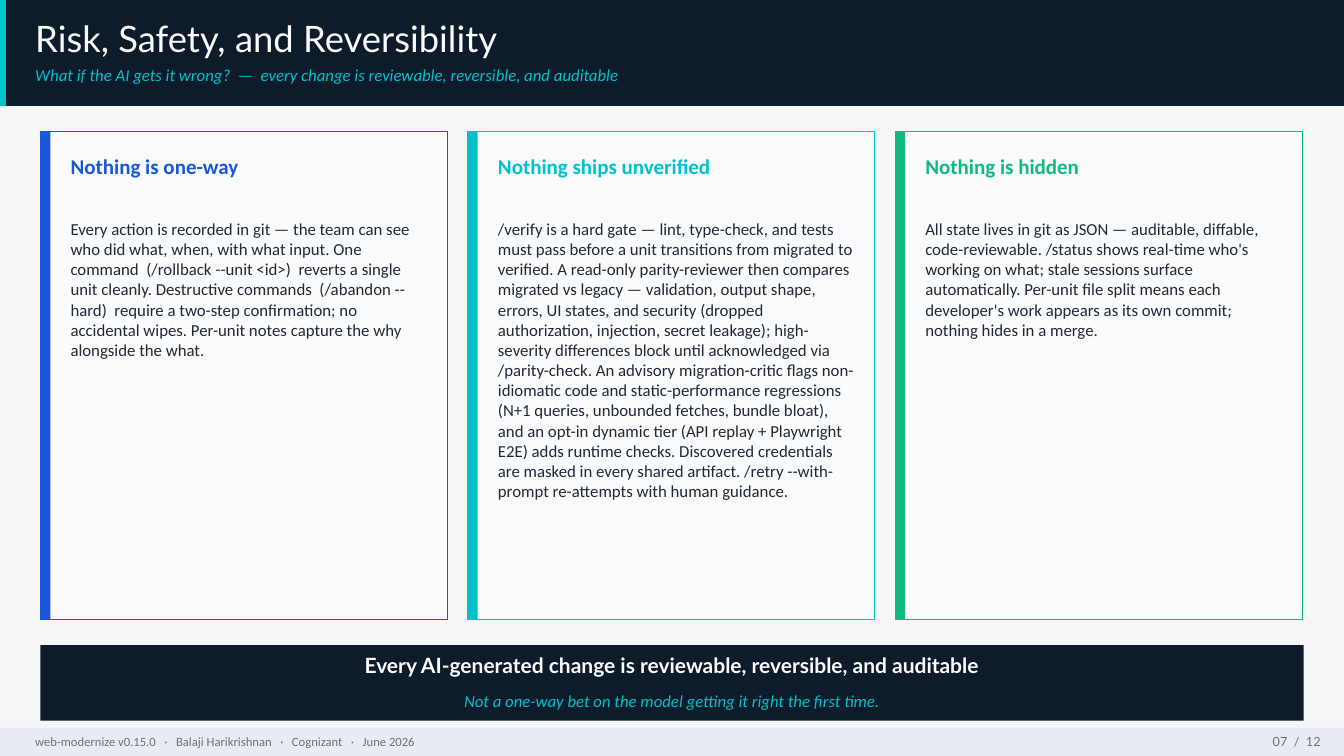
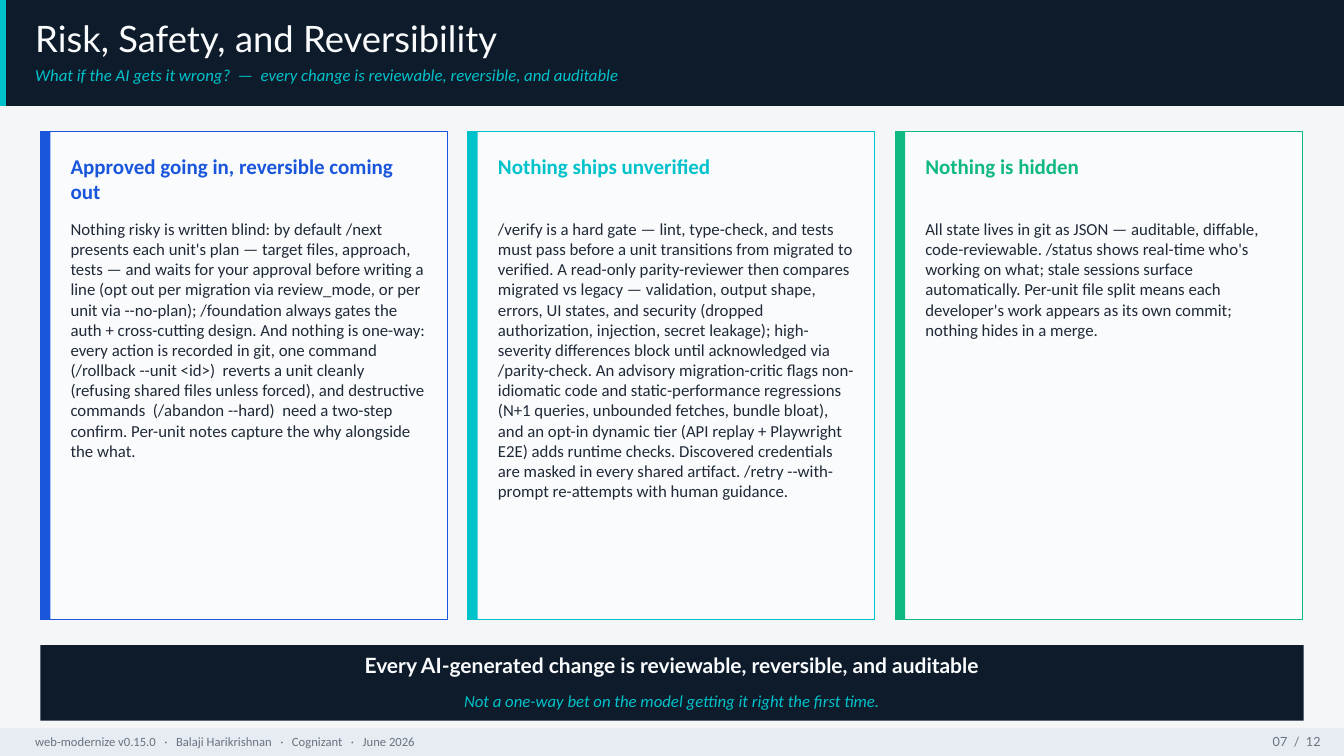
Before and after one commit to balaji-hari/web-mordernize, a slide deck: slide 7 of docs/decks/web-modernize-presentation.pptx. Drawn at 1344x756 pixels with LibreOffice and Linux fonts; fonts in the diff are those of the drawing. Boxes give left, top, right and bottom in pixels: in the first picture for what was removed or moved away, otherwise in the second. Text is boxed around its words. In the diff, an @@ line names an element or a change of style, - is before the commit and + after.

```diff
--- a/docs/decks/web-modernize-presentation.pptx
+++ b/docs/decks/web-modernize-presentation.pptx
@@ text at (71, 159, 392, 199): text changed @@
-Nothing is one-way
+Approved going in, reversible coming out
@@ text at (71, 223, 425, 457): text changed @@
-Every action is recorded in git — the team can see who did what, when, with what input. One command (/rollback --unit <id>) reverts a single unit cleanly. Destructive commands (/abandon --hard) require a two-step confirmation; no accidental wipes. Per-unit notes capture the why alongside the what.
+Nothing risky is written blind: by default /next presents each unit's plan — target files, approach, tests — and waits for your approval before writing a line (opt out per migration via review_mode, or per unit via --no-plan); /foundation always gates the auth + cross-cutting design. And nothing is one-way: every action is recorded in git, one command (/rollback --unit <id>) reverts a unit cleanly (refusing shared files unless forced), and destructive commands (/abandon --hard) need a two-step confirm. Per-unit notes capture the why alongside the what.
```
Also in this commit, not shown: 1 other file.
